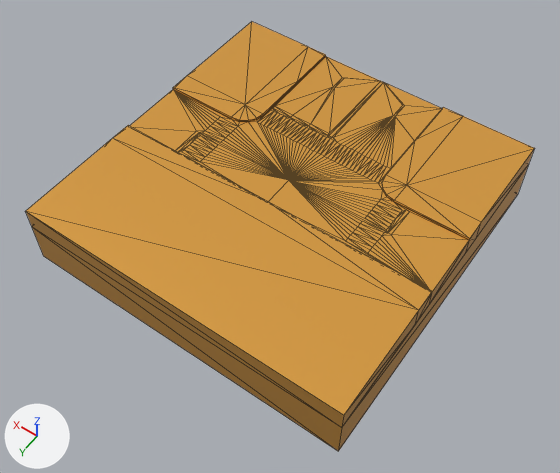
Two versions of the glTF model public/models/tile-mainroad-road-intersection-t.glb, one commit apart.
Rendered twice from a 50 mm camera at (-24.5, 35.5, 47.4) aimed at (-0.8, 2.3, -4.8). Arrows for +X, +Y and +Z are at lower left; the lights stay in place. Mesh edges are drawn as thin lines. Where no turn or scale is listed for an object, it has been applied to the vertices.

Objects in the first picture: 'tile-mainroad-road-intersection-t'.
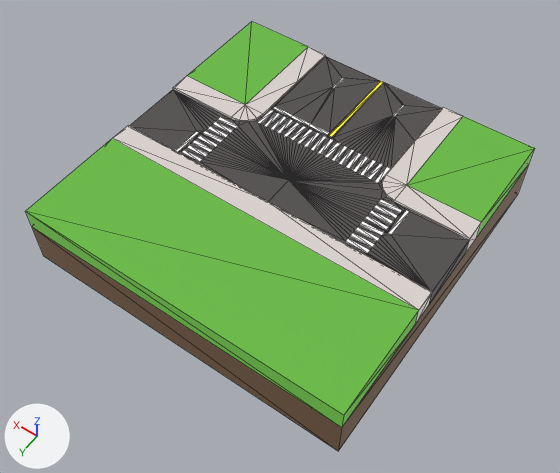
Edits to the scene script, one JSON object a line:
```json
{"op": "add", "block": "img_base", "code": ["img_base = load_image('base', '_unpacked/base', 1024, 1024, 'sRGB')"]}
{"op": "add", "block": "mat_lowpoly_colors_001", "code": ["mat_lowpoly_colors_001 = bpy.data.materials.new('LOWPOLY-COLORS.001')", "# uses the picture img_base"]}
{"block": "me_tile_mainroad_road_intersection_t", "where": "me_tile_mainroad_road_intersection_t.from_pydata(...)  # 236 vertices, 462 faces; spans x -15.0..15.0, y -15.0..15.0, z -6.0..0.0"}
{"op": "remove", "block": "me_tile_mainroad_road_intersection_t", "code": "me_tile_mainroad_road_intersection_t.materials.append(mat_lowpoly_colors)  # orange #e7a747"}
{"op": "add", "block": "me_tile_mainroad_road_intersection_t", "code": "me_tile_mainroad_road_intersection_t.materials.append(mat_lowpoly_colors_001)"}
```

Pixel boxes (x1, y1, x2, y2) of what changed, in the pictures (560 x 473 px):
```json
{"object": "tile-mainroad-road-intersection-t", "change": "recoloured", "before": [26, 22, 534, 451], "after": [26, 22, 534, 451]}
```
